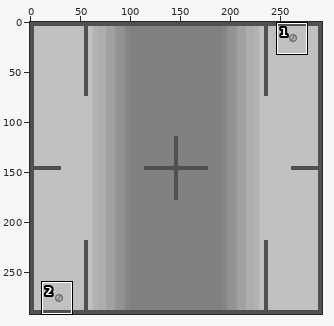
A sprite sheet gets an edit: graphics/arenas/0.png. The first picture is a wide view before the edit; the outline marks the close-up.
Close-up. As it was:
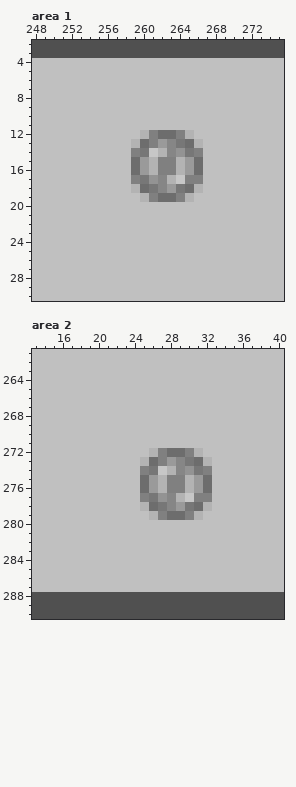
The file is 292x292 pixels. Colours within 5 levels of each other are drawn and written as one. Shown: area 1: x 248..275, y 2..30; area 2: x 13..40, y 261..290.
New version:
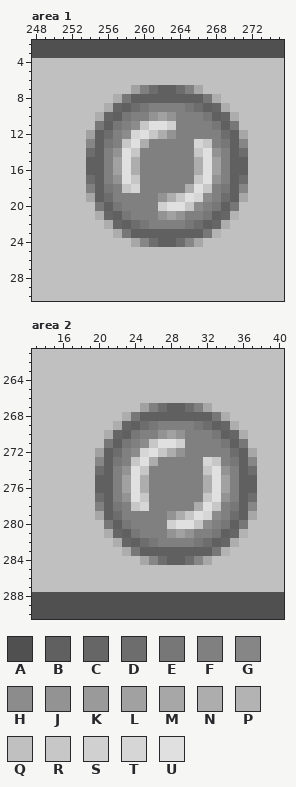
Palette (. is transparent): A #505050  B #606060  C #666666  D #6d6d6d  E #777777  F #808080  G #868686  H #8c8c8c  J #939393  K #9a9a9a  L #a1a1a1  M #a7a7a7  N #adadad  P #b3b3b3  Q #c0c0c0  R #c7c7c7  S #d0d0d0  T #d6d6d6  U #e0e0e0
Changes in this commit:
--- area 1
@@ x 248..275 @@
  6 QQQQQQQQQQQQQQQQQQQQQQQQQQQQ
- 7 QQQQQQQQQQQQQQQQQQQQQQQQQQQQ
- 8 QQQQQQQQQQQQQQQQQQQQQQQQQQQQ
- 9 QQQQQQQQQQQQQQQQQQQQQQQQQQQQ
-10 QQQQQQQQQQQQQQQQQQQQQQQQQQQQ
-11 QQQQQQQQQQQQQQQQQQQQQQQQQQQQ
-12 QQQQQQQQQQQQPFDDFPQQQQQQQQQQ
-13 QQQQQQQQQQQPDFKGEDPQQQQQQQQQ
-14 QQQQQQQQQQQFERPGJEFQQQQQQQQQ
-15 QQQQQQQQQQQDKPFFPKDQQQQQQQQQ
-16 QQQQQQQQQQQDKPFFPKDQQQQQQQQQ
-17 QQQQQQQQQQQFEJGPRFFQQQQQQQQQ
-18 QQQQQQQQQQQPDEGKEDPQQQQQQQQQ
-19 QQQQQQQQQQQQPFDDFPQQQQQQQQQQ
-20 QQQQQQQQQQQQQQQQQQQQQQQQQQQQ
-21 QQQQQQQQQQQQQQQQQQQQQQQQQQQQ
-22 QQQQQQQQQQQQQQQQQQQQQQQQQQQQ
-23 QQQQQQQQQQQQQQQQQQQQQQQQQQQQ
-24 QQQQQQQQQQQQQQQQQQQQQQQQQQQQ
+ 7 QQQQQQQQQQQLFDBBDFMQQQQQQQQQ
+ 8 QQQQQQQQQNEBBBBBBBBENQQQQQQQ
+ 9 QQQQQQQQNCBDEFFFFEDBCNQQQQQQ
+10 QQQQQQQNCBEFFJLJFFFEBCNQQQQQ
+11 QQQQQQQEBEFHRUUSFFFFEBEQQQQQ
+12 QQQQQQLBDFHTURNJFFFFFDBMQQQQ
+13 QQQQQQGBEFRUNFFFFFTRFEBGQQQQ
+14 QQQQQQDBFJURFFFFFFRUJFBDQQQQ
+15 QQQQQQBBFLUNFFFFFFNULFBBQQQQ
+16 QQQQQQBBFLUNFFFFFFNULFBBQQQQ
+17 QQQQQQDBFJURFFFFFFRUJFBDQQQQ
+18 QQQQQQFBEFRTFFFFFNURFEBGQQQQ
+19 QQQQQQMBDFFFFFJNRUTHFDBMQQQQ
+20 QQQQQQQEBEFFFFSUURHFEBEQQQQQ
+21 QQQQQQQNCBEFFFJLJFFEBCPQQQQQ
+22 QQQQQQQQNCBDEFFFFEDBCNQQQQQQ
+23 QQQQQQQQQNEBBBBBBBBEPQQQQQQQ
+24 QQQQQQQQQQQMGDBBDGMQQQQQQQQQ
 25 QQQQQQQQQQQQQQQQQQQQQQQQQQQQ
--- area 2
@@ x 13..40 @@
 266 QQQQQQQQQQQQQQQQQQQQQQQQQQQQ
-267 QQQQQQQQQQQQQQQQQQQQQQQQQQQQ
-268 QQQQQQQQQQQQQQQQQQQQQQQQQQQQ
-269 QQQQQQQQQQQQQQQQQQQQQQQQQQQQ
-270 QQQQQQQQQQQQQQQQQQQQQQQQQQQQ
-271 QQQQQQQQQQQQQQQQQQQQQQQQQQQQ
-272 QQQQQQQQQQQQQPFDDFPQQQQQQQQQ
-273 QQQQQQQQQQQQPDFKGEDPQQQQQQQQ
-274 QQQQQQQQQQQQFERPGJEFQQQQQQQQ
-275 QQQQQQQQQQQQDKPFFPKDQQQQQQQQ
-276 QQQQQQQQQQQQDKPFFPKDQQQQQQQQ
-277 QQQQQQQQQQQQFEJGPRFFQQQQQQQQ
-278 QQQQQQQQQQQQPDEGKEDPQQQQQQQQ
-279 QQQQQQQQQQQQQPFDDFPQQQQQQQQQ
-280 QQQQQQQQQQQQQQQQQQQQQQQQQQQQ
-281 QQQQQQQQQQQQQQQQQQQQQQQQQQQQ
-282 QQQQQQQQQQQQQQQQQQQQQQQQQQQQ
-283 QQQQQQQQQQQQQQQQQQQQQQQQQQQQ
-284 QQQQQQQQQQQQQQQQQQQQQQQQQQQQ
+267 QQQQQQQQQQQQLFDBBDFMQQQQQQQQ
+268 QQQQQQQQQQNEBBBBBBBBENQQQQQQ
+269 QQQQQQQQQNCBDEFFFFEDBCNQQQQQ
+270 QQQQQQQQNCBEFFJLJFFFEBCNQQQQ
+271 QQQQQQQQEBEFHRUUSFFFFEBEQQQQ
+272 QQQQQQQLBDFHTURNJFFFFFDBMQQQ
+273 QQQQQQQGBEFRUNFFFFFTRFEBGQQQ
+274 QQQQQQQDBFJURFFFFFFRUJFBDQQQ
+275 QQQQQQQBBFLUNFFFFFFNULFBBQQQ
+276 QQQQQQQBBFLUNFFFFFFNULFBBQQQ
+277 QQQQQQQDBFJURFFFFFFRUJFBDQQQ
+278 QQQQQQQFBEFRTFFFFFNURFEBGQQQ
+279 QQQQQQQMBDFFFFFJNRUTHFDBMQQQ
+280 QQQQQQQQEBEFFFFSUURHFEBEQQQQ
+281 QQQQQQQQNCBEFFFJLJFFEBCPQQQQ
+282 QQQQQQQQQNCBDEFFFFEDBCNQQQQQ
+283 QQQQQQQQQQNEBBBBBBBBEPQQQQQQ
+284 QQQQQQQQQQQQMGDBBDGMQQQQQQQQ
 285 QQQQQQQQQQQQQQQQQQQQQQQQQQQQ
Pixel boxes of the changes (left, top, right, bottom) in both close-ups:
changed: (86, 85, 248, 247)
changed: (95, 403, 257, 565)
